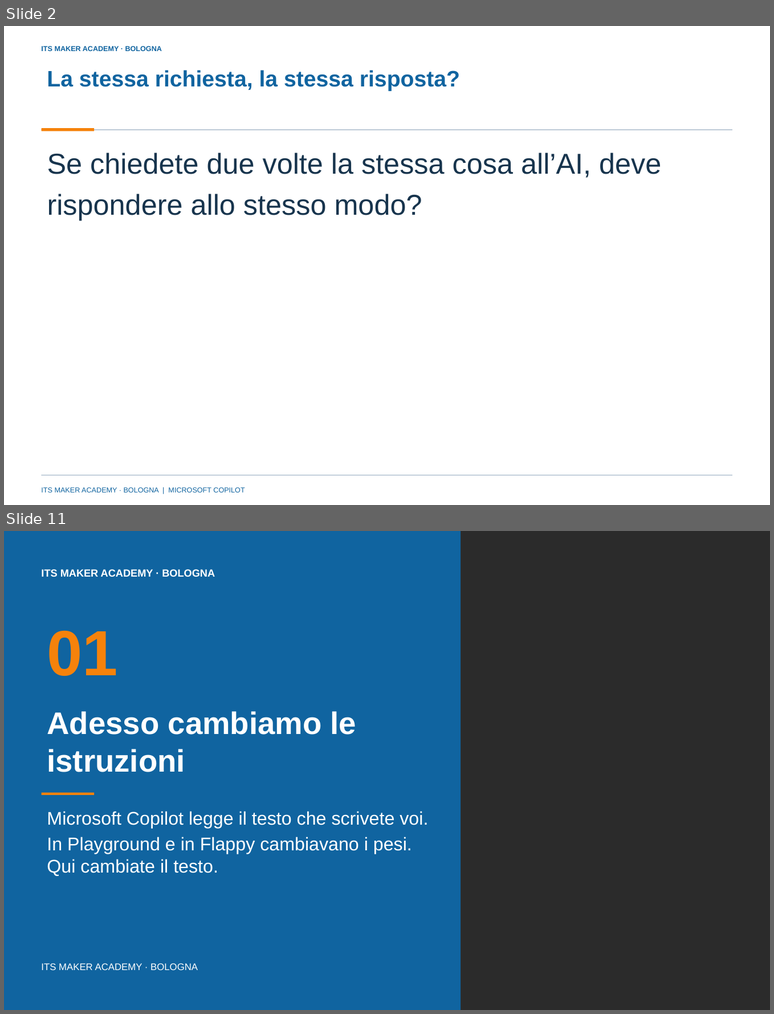
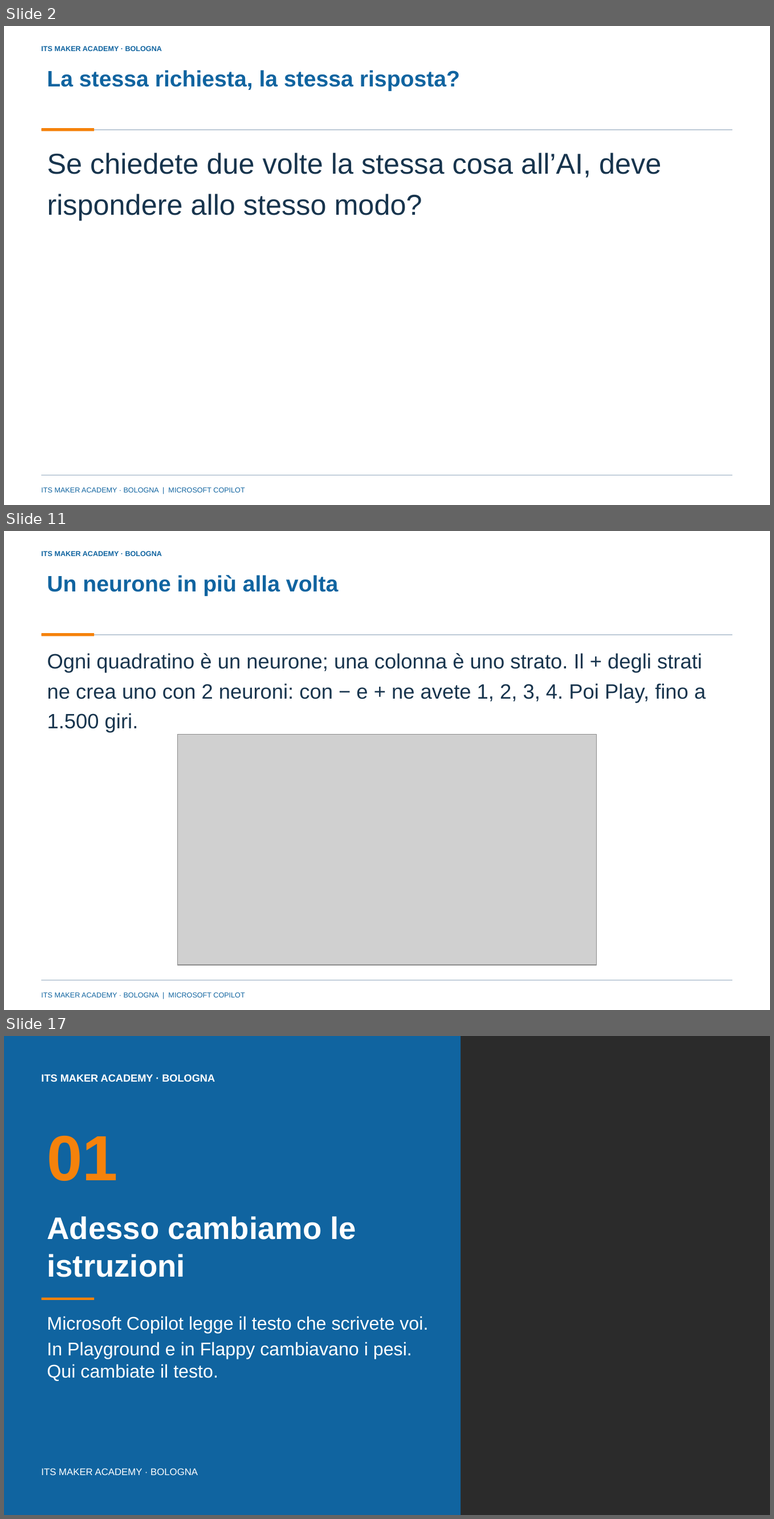
Before and after one commit to franzo9393/ITSCorso_UnslothStudio-Git, a slide deck: lezione 4 - reti neurali e agenti con orchestrazione/Lezione4_Reti_neurali_e_agenti_con_orchestrazione_ITS_MAKER.pptx. Shown one above the other, each under a label of ours: slides 2 and 11 before the commit, slides 2, 11 and 17 after it; the slides between them are not shown. The pictures are 774x1014 and 774x1519 pixels, drawn with LibreOffice and Linux fonts; fonts in the diff are those of the drawing; grey boxes stand for pictures; background and template pictures are left out; a plain dark background stands for a picture behind light text. Boxes give left, top, right and bottom in pixels: in the first picture for what was removed or moved away, otherwise in the second. Text is boxed around its words. In the diff, an @@ line names an element or a change of style, - is before the commit and + after.

Commit message:
Lezione 4: slide 1-17 riscritte con schermate dei siti, quadro d'insieme e previsioni (47 slide); regole sulle schermate in AGENTS.md

```diff
--- a/lezione 4 - reti neurali e agenti con orchestrazione/Lezione4_Reti_neurali_e_agenti_con_orchestrazione_ITS_MAKER.pptx
+++ b/lezione 4 - reti neurali e agenti con orchestrazione/Lezione4_Reti_neurali_e_agenti_con_orchestrazione_ITS_MAKER.pptx
@@ slide 11 added at (x1=4, y1=531, x2=770, y2=1010), background picture (left out); not listed: 5 template elements that a slide beside it also shows @@
@@ title added at (x1=47, y1=575, x2=338, y2=596), 28 pt, text #1064A0, bold @@
+Un neurone in più alla volta
@@ text added at (x1=47, y1=653, x2=706, y2=733), 26 pt, text #17344D @@
+Ogni quadratino è un neurone; una colonna è uno strato. Il + degli strati ne crea uno con 2 neuroni: con − e + ne avete 1, 2, 3, 4. Poi Play, fino a 1.500 giri.
@@ picture added at (x1=177, y1=734, x2=597, y2=965) @@
@@ what was slide 11 is now slide 17 @@
```
Also in this commit, not shown: 7 slides changed, 6 other slides added, 1 slide removed, 29 other files.
